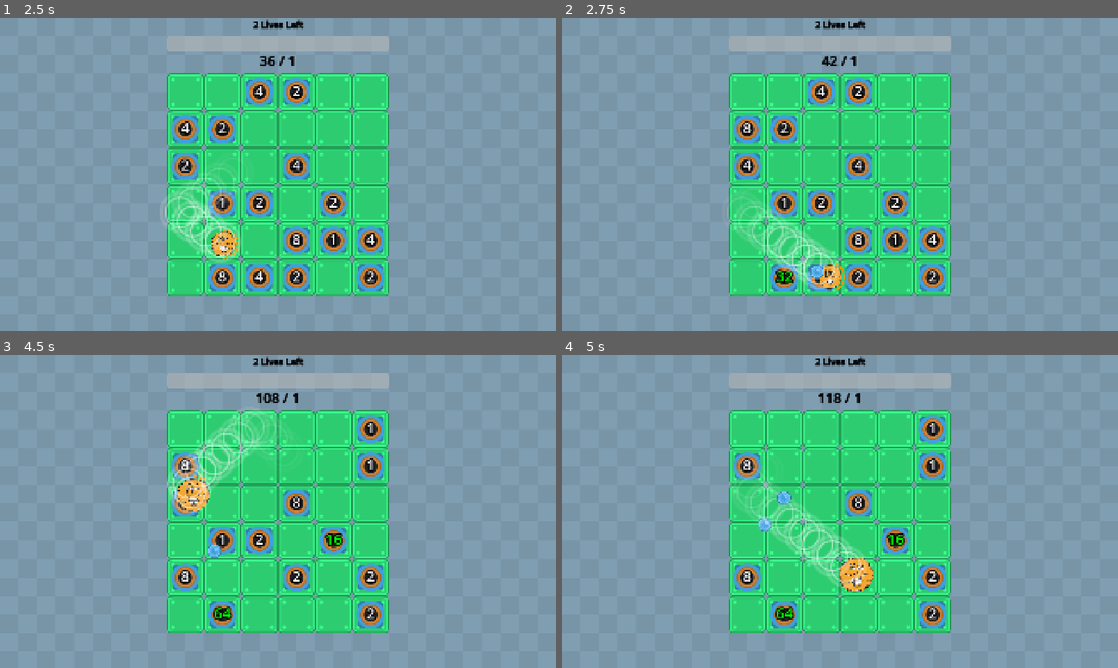
Above: before the commit, frames 1-4 (two rows, left to right).
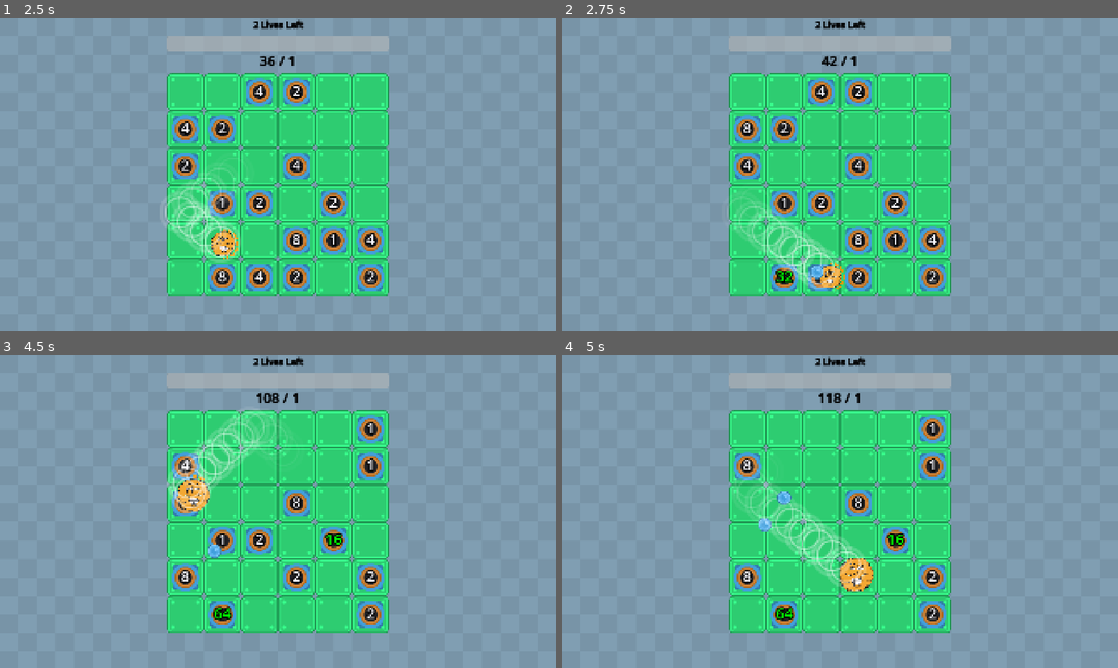
Above: after the commit, the same moments.

Repository: wanamelon/prototype_monorepo
Game: Godot game, scene res://source/bounce_main.tscn
Two runs of this game, one before a commit and one after it. Both use one fixed random seed, a clock stepped at 60 frames per second and the inputs below. Sound files missing from this copy of the repository are replaced by a short silence.
Inputs:
- Up to frame 1 (2.5 s): no input
- Up to frame 2 (2.75 s): no input
- Up to frame 3 (4.5 s): no input
- Up to frame 4 (5 s): no input

Frame 1 is identical in both runs. In frame 2, less than 0.1% of the frame differs, in the area x 46-51%, y 78-87%; in frame 3, less than 0.1%; in frame 4, nothing differs.

Commit message:
fix collision masks roller and miniball

Diff:
--- a/roller/source/item/mini_ball.tscn
+++ b/roller/source/item/mini_ball.tscn
@@ -14,7 +14,8 @@
 
 [node name="CharacterBody2D" type="CharacterBody2D" parent="."]
 top_level = true
-collision_mask = 3
+collision_layer = 0
+collision_mask = 2
 
 [node name="CollisionShape2D" type="CollisionShape2D" parent="CharacterBody2D"]
 shape = SubResource("CircleShape2D_hu2rn")
--- a/roller/source/item/roller.tscn
+++ b/roller/source/item/roller.tscn
@@ -30,8 +30,7 @@
 
 [node name="CharacterBody2D" type="CharacterBody2D" parent="."]
 top_level = true
-collision_layer = 0
-collision_mask = 2
+collision_mask = 3
 
 [node name="CollisionShape2D" type="CollisionShape2D" parent="CharacterBody2D"]
 shape = SubResource("CircleShape2D_ovsfe")
